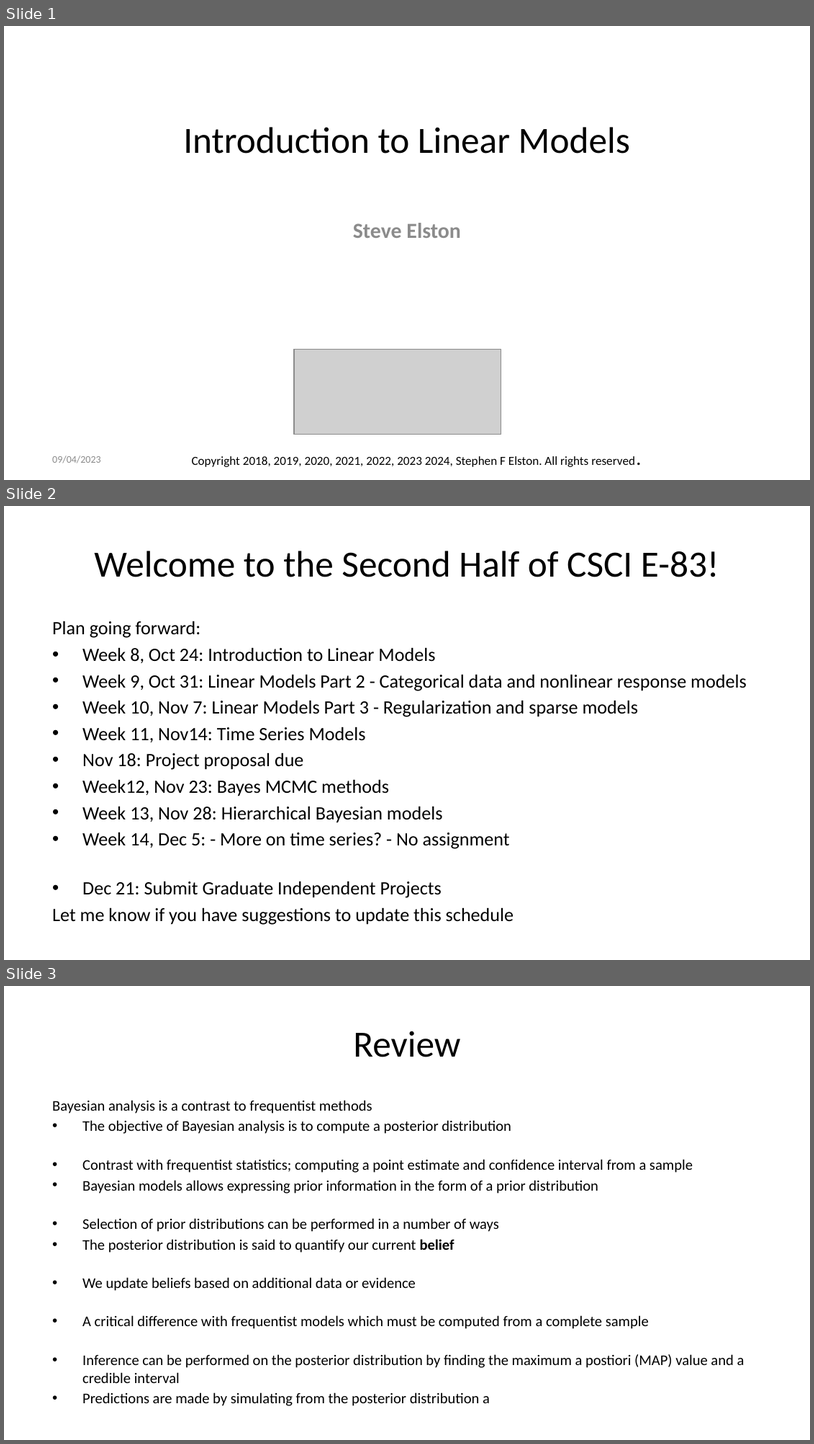
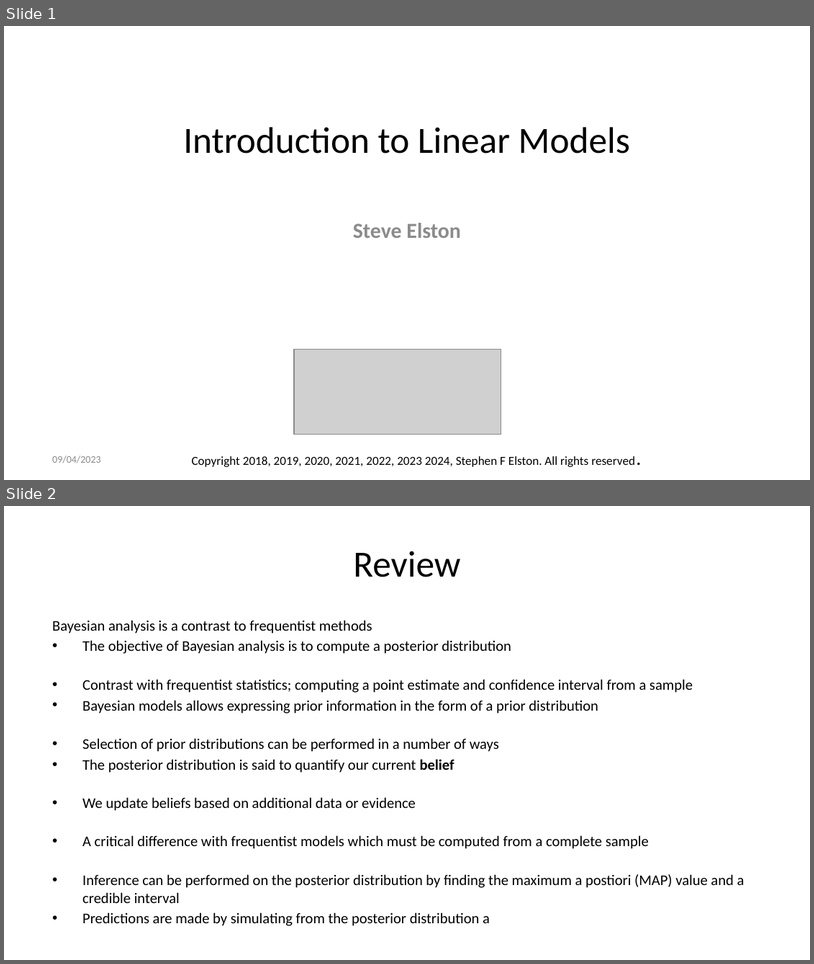
Before and after one commit to StephenElston/CSCI-E-83, a slide deck: LectureSlides/08_IntroductionToLinearModels.pptx. Shown one above the other, each under a label of ours: slides 1, 2 and 3 before the commit, slides 1 and 2 after it. The pictures are 814x1444 and 814x964 pixels, drawn with LibreOffice and Linux fonts; fonts in the diff are those of the drawing; grey boxes stand for pictures. Boxes give left, top, right and bottom in pixels: in the first picture for what was removed or moved away, otherwise in the second. Text is boxed around its words. In the diff, an @@ line names an element or a change of style, - is before the commit and + after.

```diff
--- a/LectureSlides/08_IntroductionToLinearModels.pptx
+++ b/LectureSlides/08_IntroductionToLinearModels.pptx
@@ slide 2 removed at bbox=[4, 506, 810, 960], background #FFFFFF @@
@@ title removed at bbox=[94, 551, 720, 577] @@
-Welcome to the Second Half of CSCI E-83!
@@ text removed at bbox=[52, 621, 747, 921] @@
-Plan going forward:
-• Week 8, Oct 24: Introduction to Linear Models
-• Week 9, Oct 31: Linear Models Part 2 - Categorical data and nonlinear response models
-• Week 10, Nov 7: Linear Models Part 3 - Regularization and sparse models
-• Week 11, Nov14: Time Series Models
-• Nov 18: Project proposal due
-• Week12, Nov 23: Bayes MCMC methods
-• Week 13, Nov 28: Hierarchical Bayesian models
-• Week 14, Dec 5: - More on time series? - No assignment
-• Dec 21: Submit Graduate Independent Projects
-Let me know if you have suggestions to update this schedule
@@ what was slide 3 is now slide 2 @@
```
Also in this commit, not shown: 14 slides changed, 1 slide added.
